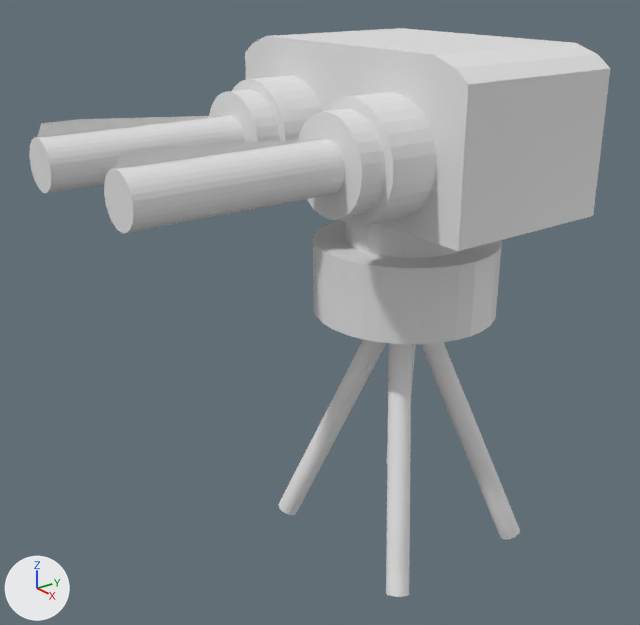
The Blender file blender/Turret.blend, before and after one commit.
Rendered twice from a 50 mm lens placed at (4.1, -3.85, 3.79), pointed at (0.0, -0.71, 1.75). The axes (+X, +Y, +Z) are drawn at lower left. The lights are the same throughout.

Objects in the first picture: 'Barrel', 'Cylinder', 'Housing', 'Legs', 'RotorBase'.
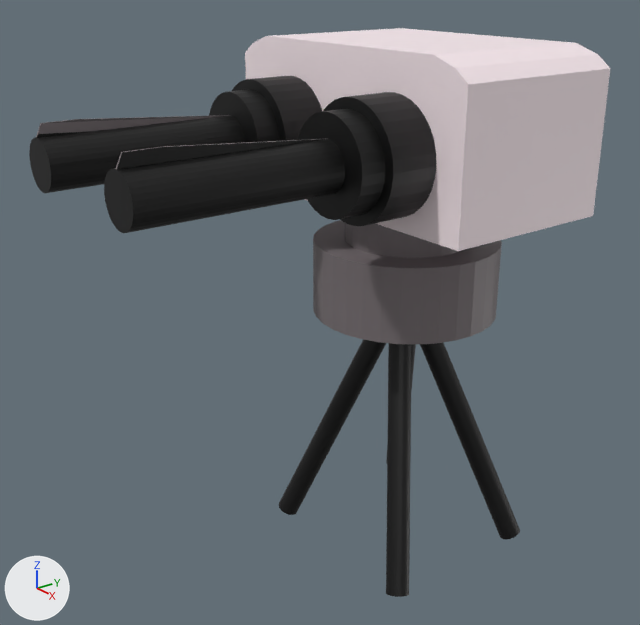
Commit message: Turret AI working !

Changed parts and their boxes (x1, y1, x2, y2) in the pictures (640 x 625 px):
'Housing', recoloured, surface changed
    both: (245, 28, 610, 251)
'RotorBase', recoloured, surface changed
    both: (313, 220, 502, 344)
'Legs', recoloured (grey to black)
    both: (279, 339, 520, 597)
'Cylinder', recoloured (grey to black)
    both: (345, 223, 459, 258)
part 2 of me_cylinder_003, built on
    before: (37, 115, 321, 169)
    after: (36, 115, 325, 169)
part 3 of me_cylinder_003, recoloured (grey to black)
    both: (29, 76, 436, 233)

Diff of the bpy script that builds the scene:
```diff
--- a/blender/Turret.blend.py
+++ b/blender/Turret.blend.py
@@ img_untitled @@
+img_untitled = load_image('Untitled', '../src/main/resources/assets/deathcube/models/Turret.png', 1024, 1024, 'sRGB')
@@ mat_untitled @@
+mat_untitled = principled_material('Untitled')
+mat_untitled.texture = img_untitled
@@ me_cube_001 @@
 me_cube_001.from_pydata(...)  # 386 vertices, 384 faces; spans x -1.0..1.0, y -0.57..0.57, z -1.0..1.0
 # used by ob_housing; location = (0.005, -0.001, 2.863); scale = (1.0, 1.0, 0.487)
+# me_cube_001 part 1: texture (UV) coordinates changed
+me_cube_001.materials.append(mat_untitled)  # picture img_untitled
@@ me_cylinder_003 @@
 # used by ob_barrel; parent = ob_housing; location = (0.00494, -0.529, 2.736); rotation_euler = (-1.571, 3.142, -3.142), in degrees (-90, 180, -180); scale = (0.342, 0.342, 0.342)
 # verts and faces of me_cylinder_003; kept vertices keep their numbers, new ones are numbered from 194
 # before: 128 (-1.36, 0.59, 1.45) at pixel (231, 115), 160 (-1.36, 0.59, 4.91) at pixel (36, 137), 192 (-1.36, 0.79, 4.22) at pixel (78, 119), 193 (-1.36, 0.79, 4.81) at pixel (41, 123)
-me_cylinder_003.from_pydata(...)  # 194 vertices, 163 faces; spans x -2.36..-0.36, y -0.84..1.16, z -1.0..4.91
+me_cylinder_003.from_pydata(...)  # 198 vertices, 168 faces; spans x -2.36..-0.36, y -0.84..1.16, z -1.0..4.91
+# me_cylinder_003 part 2
+delete_faces([(128, 160, 193, 192)])
+for new, old in zip([*range(194, 198)], [128, 160, 192, 193]): verts[new] = verts[old] + (-0.04, 0.0, 0.0)
+faces += [(160, 193, 197, 195), (194, 195, 197, 196), (128, 194, 196, 192), (192, 196, 197, 193), (128, 160, 195, 194), (128, 192, 193, 160)]
+# me_cylinder_003 part 3: 163 faces spanning x -2.36..-0.36, y -0.84..1.16, z -1.0..4.91 switch from no material to mat_untitled (picture img_untitled)
@@ me_cylinder_001 @@
 me_cylinder_001.from_pydata(...)  # 64 vertices, 34 faces; spans x -9.06..0.66, y -8.13..0.21, z -0.96..0.93
+me_cylinder_001.materials.append(mat_untitled)  # picture img_untitled
@@ me_cylinder @@
 me_cylinder.from_pydata(...)  # 64 vertices, 34 faces; spans x -0.613..0.613, y -0.613..0.613, z -1.802..-0.871
 # used by ob_rotorbase; location = (0.0, 0.0, 2.559); scale = (1.0, 1.0, 0.528)
+# me_cylinder part 4: texture (UV) coordinates changed
+me_cylinder.materials.append(mat_untitled)  # picture img_untitled
@@ me_cylinder_002 @@
 me_cylinder_002.from_pydata(...)  # 64 vertices, 34 faces; spans x -1.0..1.0, y -1.0..1.0, z -1.0..1.0
+me_cylinder_002.materials.append(mat_untitled)  # picture img_untitled
```
